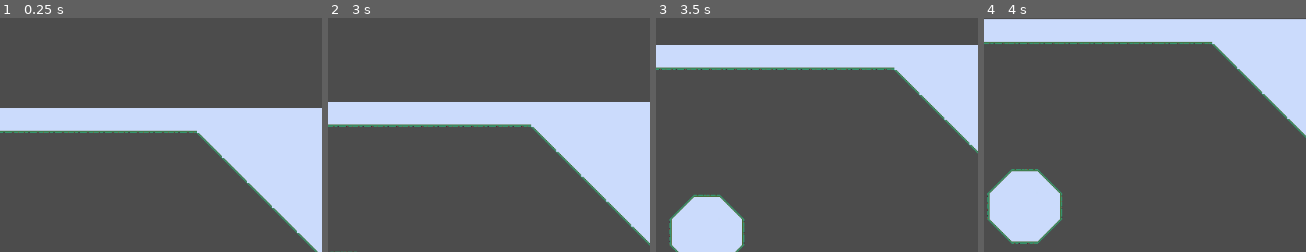
Above: before the commit, frames 1-4 (left to right).
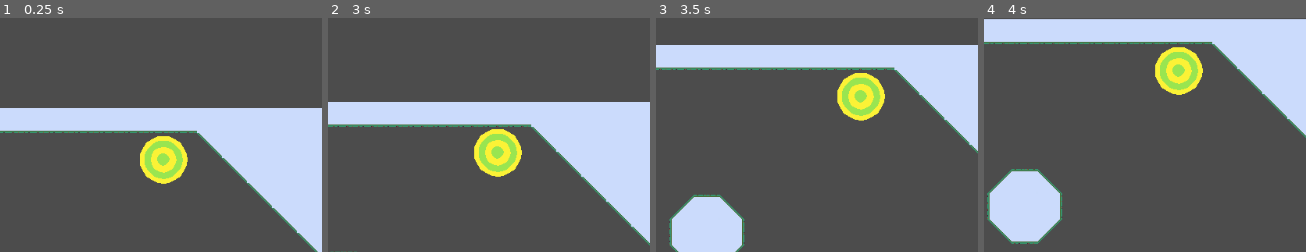
Above: after the commit, the same moments.

Repository: broquaint/comrade-cabbie
Game: Godot game, scene res://Root.tscn
Two runs of this game, one before a commit and one after it. Both use one fixed random seed, a clock stepped at 60 frames per second and the inputs below.
Inputs:
- Up to frame 1 (0.25 s): no input
- Up to frame 2 (3 s): tap Enter at 0.5 s; hold Right (move_right) 0.53-1.28 s; hold Left (move_left) 1.28-2.03 s; tap Space at 2 s; hold Right (move_right) 2.03-2.78 s; hold Up (move_up) from 2.78 s (still down)
- Up to frame 3 (3.5 s): keep holding Up (move_up)
- Up to frame 4 (4 s): release Up (move_up) at 3.53 s; hold Left (move_left) from 3.53 s (still down)
The pictures show only the part of the screen within x 50-100%, y 15-65%; the shares and areas given below are measured in that part.

The runs differ from the first frame. In frame 1, 2.4% of the frame differs, in the area x 43-59%, y 50-71%; in frame 2, 2.4%; in frame 3, 2.4%, in the area x 56-72%, y 23-45%; in frame 4, 2.4%.

Commit message:
Add pickup & dropoff points
Not functional but almost.

Diff:
--- a/Player.gd
+++ b/Player.gd
@@ -37,3 +37,9 @@
 		# velocity vector is added to position in BaseObject.gd
 
 	velocity = move_and_slide(velocity)
+
+func pickup_point_entered(node):
+	print('entered pickup', node)
+
+func dropoff_point_entered(node):
+	print('entered dropoff', node)
--- a/Root.gd
+++ b/Root.gd
@@ -1,16 +1,18 @@
 extends Node2D
 
-
-# Declare member variables here. Examples:
-# var a = 2
-# var b = "text"
-
+var pickups : Array = []
+var dropoffs : Array = []
 
 # Called when the node enters the scene tree for the first time.
 func _ready():
 	$Player.position = Vector2(96, 96)
+	_build_points()
 
-
-# Called every frame. 'delta' is the elapsed time since the previous frame.
-#func _process(delta):
-#	pass
+func _build_points():
+	for point in $TileMap.get_children():
+		if point.is_in_group('pickup points'):
+			pickups. append(point)
+			point.connect('body_entered', $Player, 'pickup_point_entered')
+		elif point.is_in_group('dropoff points'):
+			dropoffs.append(point)
+			point.connect('body_entered', $Player, 'dropoff_point_entered')
--- a/Root.tscn
+++ b/Root.tscn
@@ -1,9 +1,11 @@
-[gd_scene load_steps=15 format=2]
+[gd_scene load_steps=17 format=2]
 
 [ext_resource path="res://assets/all layers tiled.png" type="Texture" id=1]
 [ext_resource path="res://assets/ship.png" type="Texture" id=2]
 [ext_resource path="res://Player.gd" type="Script" id=3]
 [ext_resource path="res://Root.gd" type="Script" id=4]
+[ext_resource path="res://assets/pickup point.png" type="Texture" id=5]
+[ext_resource path="res://assets/dropoff point.png" type="Texture" id=6]
 
 [sub_resource type="ConvexPolygonShape2D" id=2]
 points = PoolVector2Array( 32, 32, 0, 32, 0, 0, 32, 0 )
@@ -232,6 +234,30 @@
 format = 1
 tile_data = PoolIntArray( 0, 9, 0, 1, 9, 0, 2, 1, 0, 3, 1, 0, 4, 1, 0, 5, 1, 0, 6, 1, 0, 7, 1, 0, 8, 1, 0, 9, 1, 0, 10, …(19728 unchanged characters)…
 
+[node name="Pickup Point 1" type="Area2D" parent="TileMap" groups=["pickup points"]]
+position = Vector2( 404.597, 65.7672 )
+__meta__ = {
+"_edit_group_": true
+}
+
+[node name="CollisionPolygon2D" type="CollisionPolygon2D" parent="TileMap/Pickup Point 1"]
+polygon = PoolVector2Array( -8.3215, -29.6314, -21.3127, -22.8679, -29.5495, -8.33643, -29.7747, 7.64565, -21.2239, 22.2533, -3.83713, 30.5192, 3.28857, 30.7329, 19.749, 22.6809, 29.7962, 7.14684, 30.0812, -7.95966, 20.6753, -22.8524, 7.35022, -29.8356 )
+
+[node name="Sprite" type="Sprite" parent="TileMap/Pickup Point 1"]
+texture = ExtResource( 5 )
+
+[node name="Dropoff Point 1" type="Area2D" parent="TileMap" groups=["dropoff points"]]
+position = Vector2( 983.569, 861.346 )
+__meta__ = {
+"_edit_group_": true
+}
+
+[node name="CollisionPolygon2D" type="CollisionPolygon2D" parent="TileMap/Dropoff Point 1"]
+polygon = PoolVector2Array( -8.3215, -29.6314, -21.3127, -22.8679, -29.5495, -8.33643, -29.7747, 7.64565, -21.2239, 22.2533, -3.83713, 30.5192, 3.28857, 30.7329, 19.749, 22.6809, 29.7962, 7.14684, 30.0812, -7.95966, 20.6753, -22.8524, 7.35022, -29.8356 )
+
+[node name="Sprite" type="Sprite" parent="TileMap/Dropoff Point 1"]
+texture = ExtResource( 6 )
+
 [node name="Player" type="KinematicBody2D" parent="."]
 position = Vector2( -51.9053, 27.6472 )
 script = ExtResource( 3 )
Binary file added: assets/dropoff point.png
Not shown, added: assets/dropoff point.png.import
Binary file added: assets/pickup point.png
Not shown, added: assets/pickup point.png.import
